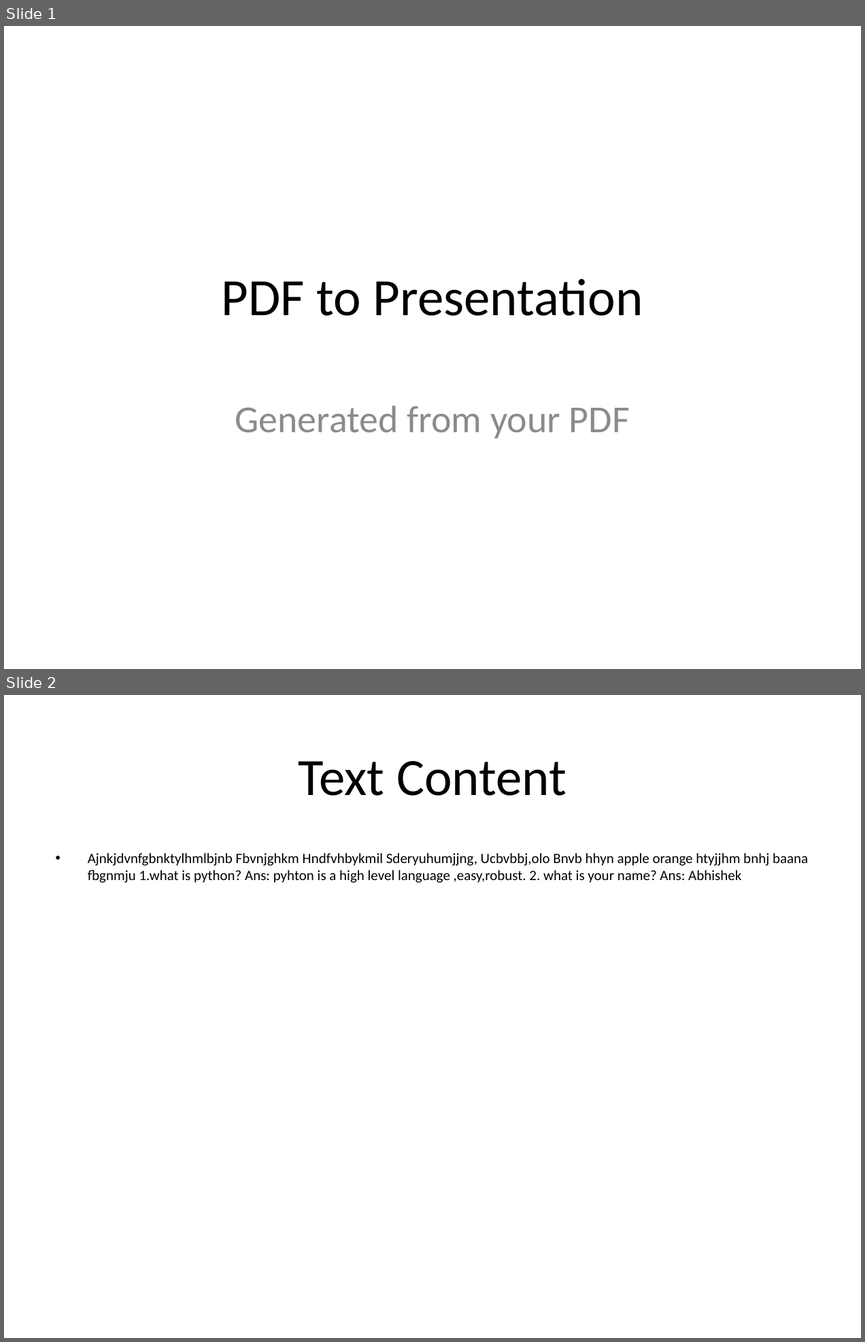
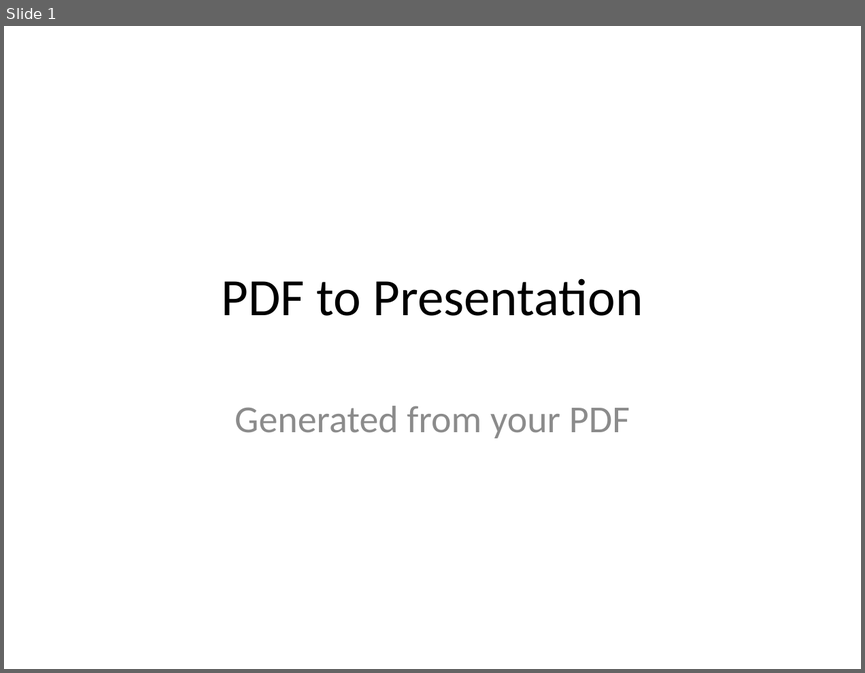
Before and after one commit to arigelasriharsha/pdfprocessor, a slide deck: outputs/pdf_presentation.pptx. Shown one above the other, each under a label of ours: slides 1 and 2 before the commit, slide 1 after it. The pictures are 865x1342 and 865x673 pixels, drawn with LibreOffice and Linux fonts; fonts in the diff are those of the drawing. Boxes give left, top, right and bottom in pixels: in the first picture for what was removed or moved away, otherwise in the second. Text is boxed around its words. In the diff, an @@ line names an element or a change of style, - is before the commit and + after.

```diff
--- a/outputs/pdf_presentation.pptx
+++ b/outputs/pdf_presentation.pptx
@@ slide 2 removed at (x1=4, y1=695, x2=861, y2=1338), background #FFFFFF @@
@@ title removed at (x1=298, y1=761, x2=566, y2=796) @@
-Text Content
@@ text removed at (x1=88, y1=853, x2=808, y2=883) @@
-• Ajnkjdvnfgbnktylhmlbjnb Fbvnjghkm Hndfvhbykmil Sderyuhumjjng, Ucbvbbj,olo Bnvb hhyn apple orange htyjjhm bnhj baana fbgnmju 1.what is python? Ans: pyhton is a high level language ,easy,robust. 2. what is your name? Ans: Abhishek
```
Also in this commit, not shown: 3 slides added, 10 other files.
